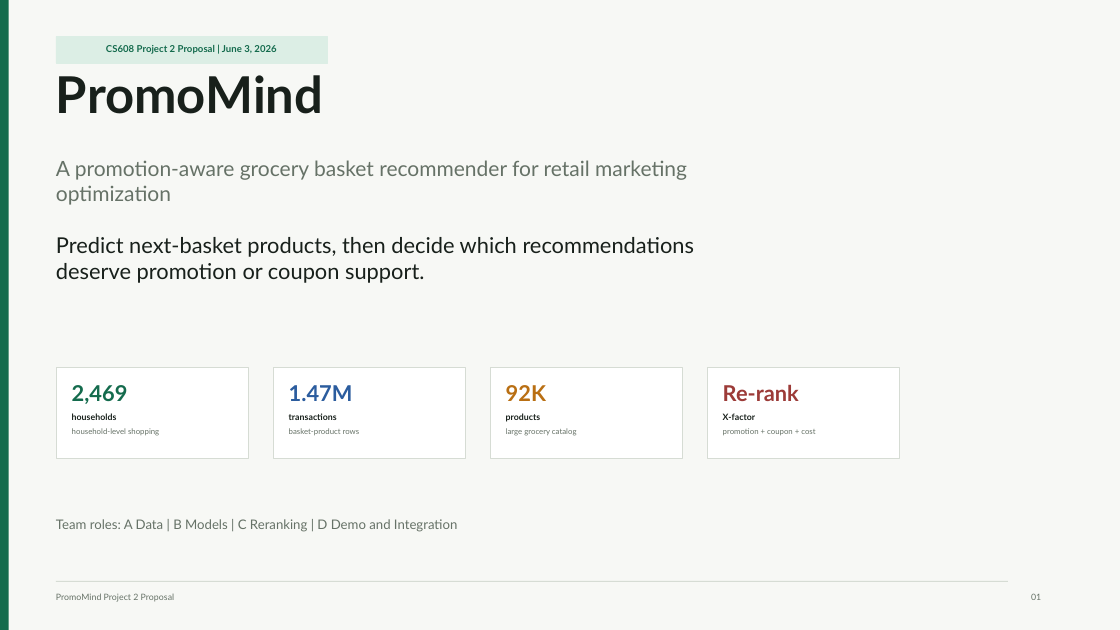
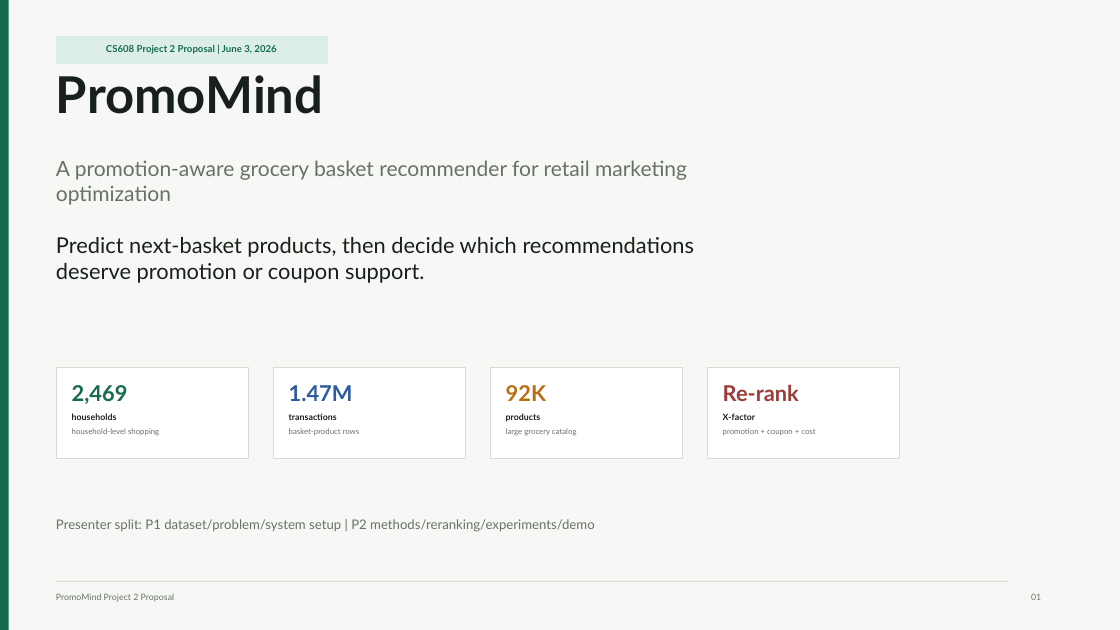
Before and after one commit to ZoRan-Wang/PromoMind-public-backup-20260624, a slide deck: slide 1 of deliverables/proposal_2026_06_03/PromoMind_project2_proposal_slides.pptx. Drawn at 1120x630 pixels with LibreOffice and Linux fonts; fonts in the diff are those of the drawing. Boxes give left, top, right and bottom in pixels: in the first picture for what was removed or moved away, otherwise in the second. Text is boxed around its words. In the diff, an @@ line names an element or a change of style, - is before the commit and + after.

Commit message:
Update proposal pack for two presenters

```diff
--- a/deliverables/proposal_2026_06_03/PromoMind_project2_proposal_slides.pptx
+++ b/deliverables/proposal_2026_06_03/PromoMind_project2_proposal_slides.pptx
@@ text at <box>56,519,595,532</box>: text changed @@
-Team roles: A Data | B Models | C Reranking | D Demo and Integration
+Presenter split: P1 dataset/problem/system setup | P2 methods/reranking/experiments/demo
```
Also in this commit, not shown: 2 other slides changed, 9 other files.
